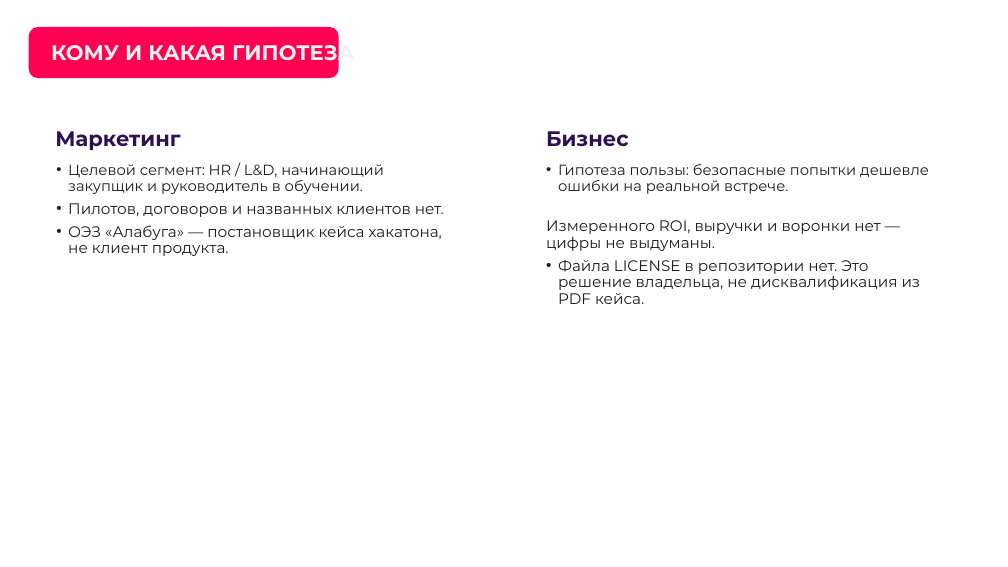
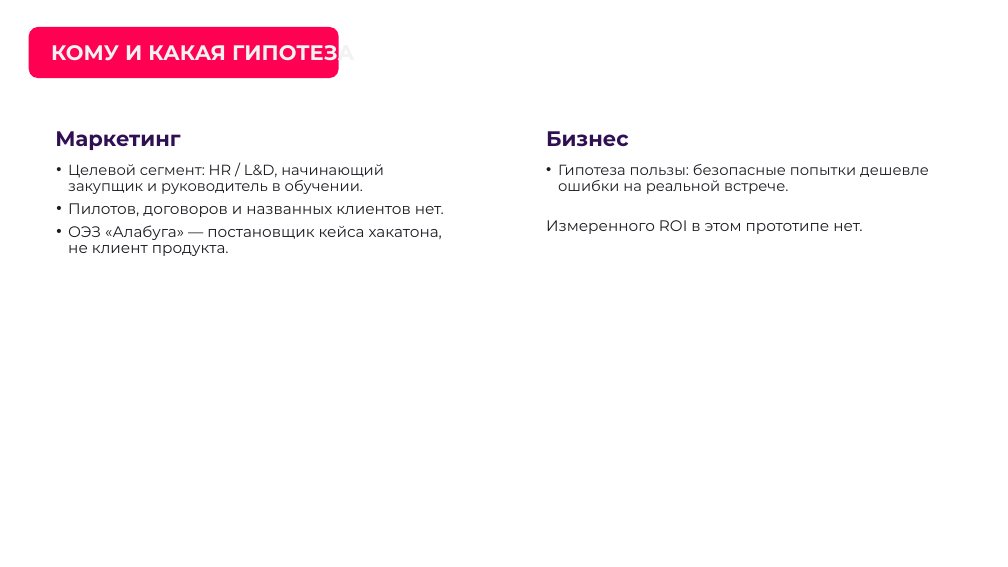
Before and after one commit to AiratBastanov/TalkNFace, a slide deck: slide 11 of docs/submission/TALKNFACE_PRODUCT_PITCH_RU.pptx. Drawn at 1008x567 pixels with LibreOffice and Linux fonts; fonts in the diff are those of the drawing; background and template pictures are left out. Boxes give left, top, right and bottom in pixels: in the first picture for what was removed or moved away, otherwise in the second. Text is boxed around its words. In the diff, an @@ line names an element or a change of style, - is before the commit and + after.

```diff
--- a/docs/submission/TALKNFACE_PRODUCT_PITCH_RU.pptx
+++ b/docs/submission/TALKNFACE_PRODUCT_PITCH_RU.pptx
@@ text at [546,220,862,234]: text changed @@
-Измеренного ROI, выручки и воронки нет — цифры не выдуманы.
-• Файла LICENSE в репозитории нет. Это решение владельца, не дисквалификация из PDF кейса.
+Измеренного ROI в этом прототипе нет.
```
Also in this commit, not shown: 4 other slides changed, 30 other files.
